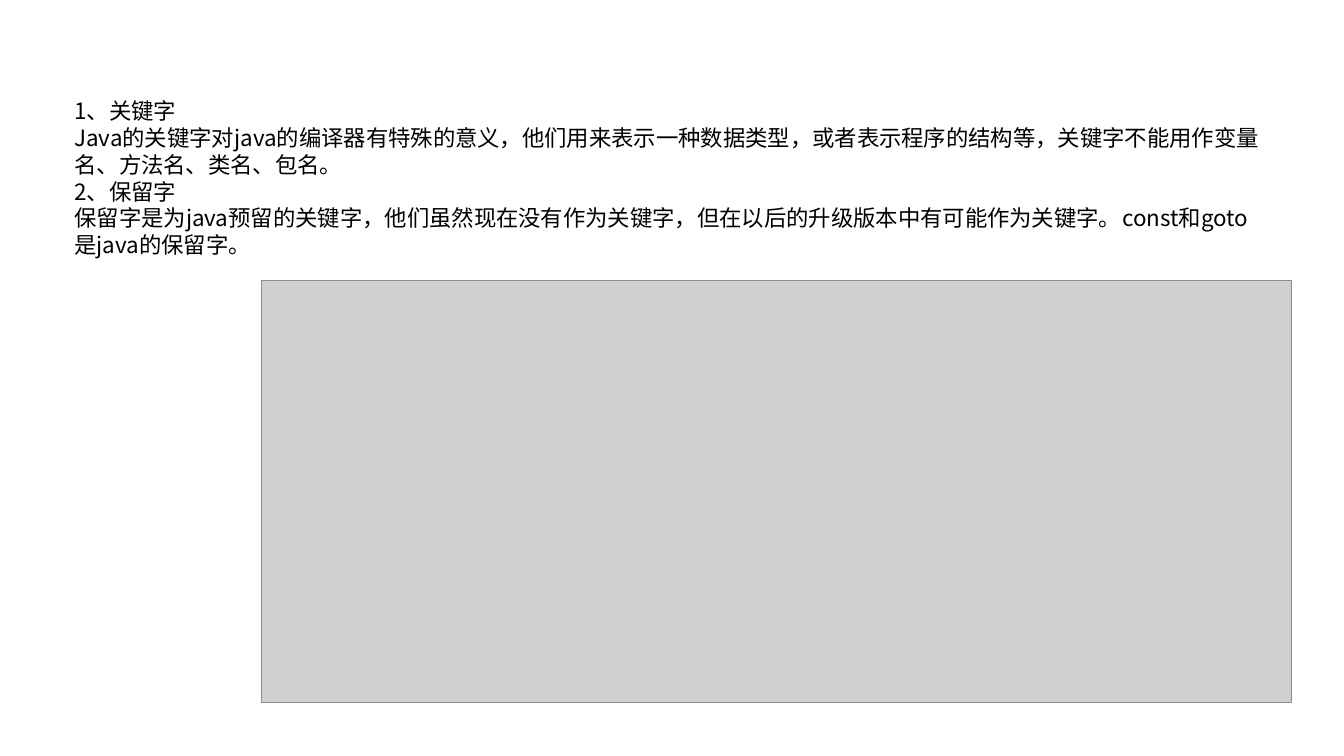
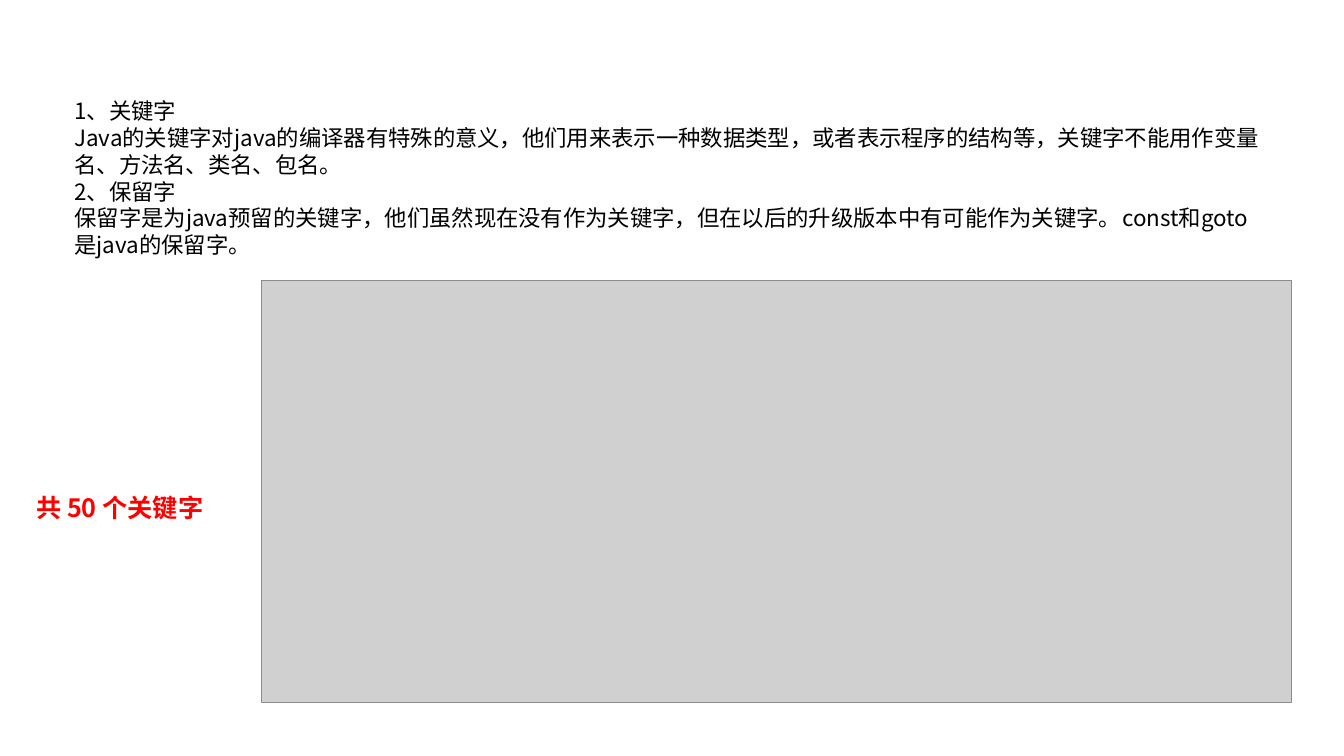
Before and after one commit to linkknown/PPT, a slide deck: slide 15 of 基础PPT/第1章：Java编程基础.pptx. Drawn at 1344x756 pixels with LibreOffice and Linux fonts; fonts in the diff are those of the drawing; grey boxes stand for pictures; background and template pictures are left out. Boxes give left, top, right and bottom in pixels: in the first picture for what was removed or moved away, otherwise in the second. Text is boxed around its words. In the diff, an @@ line names an element or a change of style, - is before the commit and + after.

```diff
--- a/基础PPT/第1章：Java编程基础.pptx
+++ b/基础PPT/第1章：Java编程基础.pptx
@@ text added at box(36, 495, 204, 520), 18 pt, text #FF0000, bold @@
+共 50 个关键字
```
Also in this commit, not shown: 7 other slides changed.
